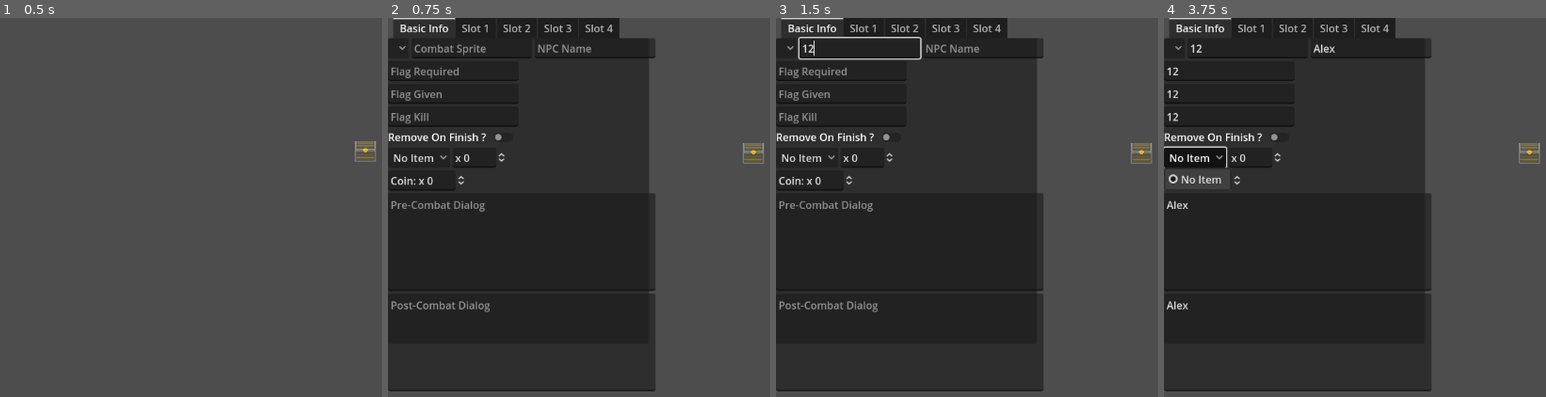
Above: before the commit, frames 1-4 (left to right).
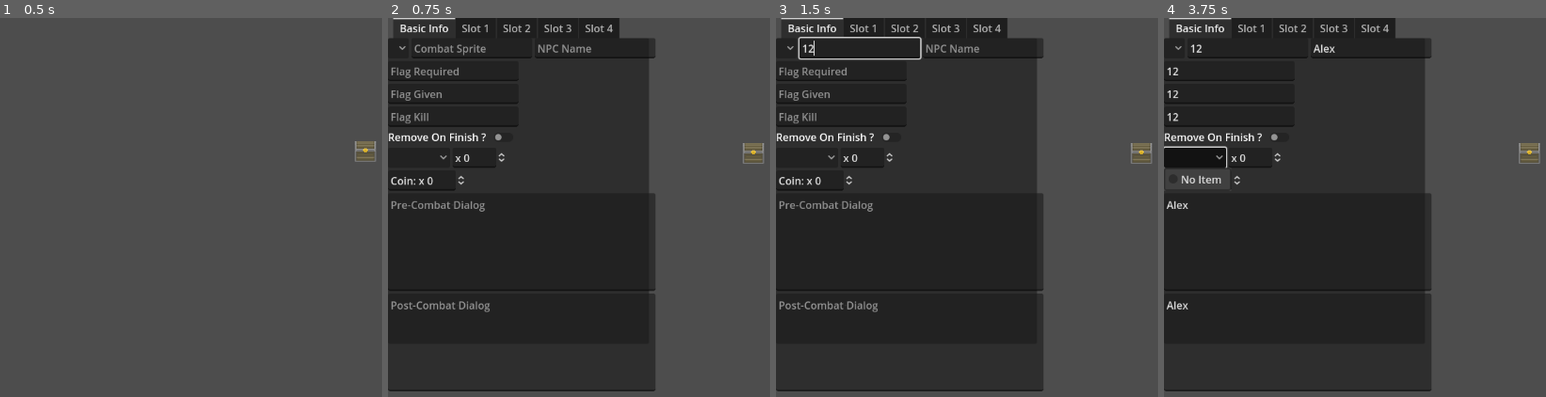
Above: after the commit, the same moments.

Repository: PinesOfChaos/OochabotGithub
Game: Godot game, scene res://npc.tscn
The game is run twice, just before and just after one commit, with the same random seed, the same clock (stepped at 60 frames per second) and the same inputs. This scene is started directly instead of the project's main scene.
Inputs (mouse positions are in pixels of both pictures, inside the frame that each line leads up to):
- Up to frame 1 (0.5 s): no input
- Up to frame 2 (0.75 s): click (754, 154) at 0.5 s
- Up to frame 3 (1.5 s): click (860, 48) at 1.27 s; type "12" at 1.35 s
- Up to frame 4 (3.75 s): click (1370, 48) at 1.5 s; type "Alex" at 1.58 s; click (1228, 71) at 1.73 s; type "12" at 1.82 s; click (1228, 93) at 2.02 s; type "12" at 2.1 s; click (1228, 116) at 2.25 s; type "12" at 2.33 s; click (1297, 241) at 2.48 s; type "Alex" at 2.57 s; click (1297, 343) at 2.77 s; type "Alex" at 2.85 s; click (1194, 158) at 3.5 s

Frame 1 is identical in both runs. In frame 2, 0.1% of the frame differs, in the area x 1-12%, y 35-38%; in frame 3, 0.1%; in frame 4, 0.2%, in the area x 1-12%, y 35-44%.
Error before the commit: Invalid access of index '0' on a base object of type: 'Array'. (res://slot_party.gd:75)
Error after the commit: Invalid access of index '0' on a base object of type: 'Array'. (res://slot_party.gd:110)

Commit message:
map editor updates
npcs and spawnzones now save/load
general testing/bugfixes

Diff:
--- a/oochamon_editor_godot/event_trigger.gd
+++ b/oochamon_editor_godot/event_trigger.gd
@@ -25,8 +25,6 @@
 	bounding_box.scale_x = bbox_w
 	bounding_box.scale_y = bbox_h
 
-	print([bbox_x, bbox_y, bbox_w, bbox_h])
-
 # Called every frame. 'delta' is the elapsed time since the previous frame.
 func _process(delta):
 	if typeof(Global.ObjSelected) == typeof(get_instance_id()) and Global.ObjSelected == get_instance_id():
--- a/oochamon_editor_godot/menu.gd
+++ b/oochamon_editor_godot/menu.gd
@@ -470,13 +470,6 @@
 		#Put the save string into the save file
 		save_file.store_string(save_str)
 
-		#Save the .TSCN file to be reloaded into Godot
-		fd_save.visible = false
-		var packed_scene = PackedScene.new()
-		var packed_path = path + ".tscn"
-		packed_scene.pack(get_tree().get_current_scene())
-		ResourceSaver.save(packed_scene, packed_path)
-
 		print("FILE SAVED")
 	else:
 		print("FILE SAVE FAILED")
@@ -535,9 +528,55 @@
 								_row2.push_back(int(_row[i]))
 							_tiles.push_back(_row2)
 						"npcs":
-							pass
+							var _load = load("res://npc.tscn")
+							var _obj = _load.instantiate()
+
+							# add data to the object
+							var _data = _line.split("|")
+							_obj.npc_name = _data[0]
+							_obj.npc_x = int(_data[1])
+							_obj.npc_y = int(_data[2])
+
+							#_data[3] is no longer used
+							_obj.npc_sprite = int(_data[4])
+							_obj.npc_sprite_combat = _data[5]
+
+							_obj.npc_coin = int(_data[6])
+							_obj.npc_item_id = int(_data[7])
+							_obj.npc_item_number = int(_data[8])
+
+							_obj.npc_flag_required = _data[9]
+							_obj.npc_flag_given = _data[10]
+							_obj.npc_flag_kill = _data[11]
+							_obj.npc_remove_on_finish = bool(int(_data[12]))
+
+							var _dialog_pre = _data[13]
+							var _dialog_post = _data[14]
+							_obj.npc_dialog_pre = _dialog_pre.replace("`", "\n")
+							_obj.npc_dialog_post = _dialog_post.replace("`", "\n")
+
+							_obj.npc_slots_data = [_data[15], _data[16], _data[17], _data[18]]
+
+							#assign new object as a child of the relevant menu part
+							_npcs.add_child(_obj)
+							_obj.owner = _npcs
 						"spawn_zones":
-							pass
+							# create a new object
+							var _load = load("res://spawn_zone.tscn")
+							var _obj = _load.instantiate()
+
+							# add data to the object
+							var _data = _line.split("|")
+							_obj.bbox_x = int(_data[0])
+							_obj.bbox_y = int(_data[1])
+							_obj.bbox_w = int(_data[2])
+							_obj.bbox_h = int(_data[3])
+							var _spawns = _data[4]
+							_obj.spawn_list = _spawns.split("`")
+
+							#assign new object as a child of the relevant menu part
+							_spawnzones.add_child(_obj)
+							_obj.owner = _spawnzones
 						"savepoints":
 							# create a new object
 							var _load = load("res://savepoint.tscn")
--- a/oochamon_editor_godot/npc.gd
+++ b/oochamon_editor_godot/npc.gd
@@ -5,40 +5,115 @@
 @onready var o_npc_sprite = $"npc_tab_container/Basic Info/general_info/npc_sprite"
 @onready var o_npc_sprite_combat = $"npc_tab_container/Basic Info/general_info/npc_sprite_combat"
 @onready var o_npc_name = $"npc_tab_container/Basic Info/general_info/npc_name"
+
 @onready var o_flag_required = $"npc_tab_container/Basic Info/flag_required"
 @onready var o_flag_given = $"npc_tab_container/Basic Info/flag_given"
 @onready var o_flag_kill = $"npc_tab_container/Basic Info/flag_kill"
 @onready var o_check_remove_finish = $"npc_tab_container/Basic Info/remove_on_finish/check_remove_finish"
 @onready var o_text_pre_combat = $"npc_tab_container/Basic Info/text_pre_combat"
 @onready var o_text_post_combat = $"npc_tab_container/Basic Info/text_post_combat"
+
+@onready var o_coin_count = $"npc_tab_container/Basic Info/coin/coin_count"
 @onready var o_item_select = $"npc_tab_container/Basic Info/items/item_select"
+@onready var o_item_count = $"npc_tab_container/Basic Info/items/item_count"
+
 @onready var button_back = $button_back
 @onready var slot_1 = $"npc_tab_container/Slot 1"
 @onready var slot_2 = $"npc_tab_container/Slot 2"
 @onready var slot_3 = $"npc_tab_container/Slot 3"
 @onready var slot_4 = $"npc_tab_container/Slot 4"
 
-@export var npc_x = 0
-@export var npc_y = 0
-@export var npc_sprite = 0
-@export var npc_sprite_combat = ""
-@export var npc_name = ""
-@export var npc_flag_required = ""
-@export var npc_flag_given = ""
-@export var npc_flag_kill = ""
-@export var npc_remove_on_finish = false
-@export var npc_item_id = -1
-@export var npc_item_number = 0
-@export var npc_coin = 0
-@export var npc_dialog_pre = ""
-@export var npc_dialog_post = ""
-@export var npc_slots = [slot_1, slot_2, slot_3, slot_4]
-@export var refreshed = false
+var npc_x = 0
+var npc_y = 0
+var npc_sprite = 0
+var npc_sprite_combat = ""
+var npc_name = ""
+var npc_flag_required = ""
+var npc_flag_given = ""
+var npc_flag_kill = ""
+var npc_remove_on_finish = false
+var npc_item_id = -1
+var npc_item_number = 0
+var npc_coin = 0
+var npc_dialog_pre = ""
+var npc_dialog_post = ""
+var npc_slots = []
+var npc_slots_data = []
+var refreshed = false
 var dragging = false
 
 # Called when the node enters the scene tree for the first time.
 func _ready():
-	pass
+
+	o_item_select.add_item("No Item", -1)
+	o_item_select.set_item_id(-1, -1)
+	for item_data in Global.DataItems:
+		o_item_select.add_item(item_data.item_name, item_data.item_index)
+		o_item_select.set_item_tooltip(item_data.item_index, item_data.item_desc)
+
+	var tile_data
+	var tile_string
+	for i in Global.DataTiles.size():
+		tile_data = Global.DataTiles[i]
+		tile_string = "res://tiles/" + ("00" + str(i)).right(3) + ".png"
+		if tile_data.tile_use == "npc":
+			o_npc_sprite.add_icon_item(load(tile_string),"",i)
+
+	npc_slots = [slot_1, slot_2, slot_3, slot_4]
+
+	o_npc_name.text = npc_name
+
+	o_npc_sprite.selected = npc_sprite
+	o_npc_sprite_combat.text = npc_sprite_combat
+
+	o_coin_count.value = npc_coin
+	o_item_select.selected = npc_item_id
+	o_item_count.value = npc_item_number
+
+	o_flag_required.text = npc_flag_required
+	o_flag_given.text = npc_flag_given
+	o_flag_kill.text = npc_flag_kill
+	o_check_remove_finish.button_pressed = npc_remove_on_finish
+
+	o_text_pre_combat.text = npc_dialog_pre
+	o_text_post_combat.text = npc_dialog_post
+
+	for i in npc_slots_data.size():
+		var _data_str = npc_slots_data[i]
+
+		if not (_data_str == ""):
+			var _data = _data_str.split("`")
+			var _slot = npc_slots[i]
+
+			print(_data_str)
+			print(_data)
+
+			_slot.slot_enabled = true
+
+			_slot.slot_species = int(_data[0])
+			_slot.slot_nickname = _data[1]
+			_slot.slot_ability = int(_data[2])
+			_slot.slot_level = int(_data[3])
+
+			_slot.slot_move1 = int(_data[4])
+			_slot.slot_move2 = int(_data[5])
+			_slot.slot_move3 = int(_data[6])
+			_slot.slot_move4 = int(_data[7])
+
+			_slot.slot_hp = int(_data[8])
+			_slot.slot_atk = int(_data[9])
+			_slot.slot_def = int(_data[10])
+			_slot.slot_spd = int(_data[11])
+
+			print("IVs Submitted")
+			print([
+				[_slot.slot_hp, int(_data[8])],
+				[_slot.slot_atk, int(_data[9])],
+				[_slot.slot_def, int(_data[10])],
+				[_slot.slot_spd, int(_data[11])],
+			])
+
+			_slot.re_ready()
 
 # Called every frame. 'delta' is the elapsed time since the previous frame.
 func _process(delta):
@@ -64,19 +139,7 @@
 		refreshed = true
 		dragging = true
 
-		o_item_select.add_item("No Item", -1)
-		o_item_select.set_item_id(-1, -1)
-		for item_data in Global.DataItems:
-			o_item_select.add_item(item_data.item_name, item_data.item_index)
-			o_item_select.set_item_tooltip(item_data.item_index, item_data.item_desc)
 
-		var tile_data
-		var tile_string
-		for i in Global.DataTiles.size():
-			tile_data = Global.DataTiles[i]
-			tile_string = "res://tiles/" + ("00" + str(i)).right(3) + ".png"
-			if tile_data.tile_use == "npc":
-				o_npc_sprite.add_icon_item(load(tile_string),"",i)
 
 
 
--- a/oochamon_editor_godot/slot_party.gd
+++ b/oochamon_editor_godot/slot_party.gd
@@ -1,23 +1,12 @@
 extends VBoxContainer
 
-var slot_enabled = false
-var slot_species = 0
-var slot_level = 1
-var slot_ability = 0
-var slot_hp = 0
-var slot_atk = 0
-var slot_def = 0
-var slot_spd = 0
-var slot_move1 = 0
-var slot_move2 = 0
-var slot_move3 = 0
-var slot_move4 = 0
-var refreshed = false
-
 
 @onready var o_slot_enable = $row_enable/slot_enable
+
 @onready var o_slot_species = $row_general/slot_species
 @onready var o_slot_level = $row_general/slot_level
+@onready var o_slot_nickname = $row_element/nickname
+
 @onready var o_slot_ability = $row_general/slot_ability
 @onready var row_general = $row_general
 @onready var row_element = $row_element
@@ -35,25 +24,71 @@
 @onready var o_slot_def = $row_ivs/slot_def
 @onready var o_slot_spd = $row_ivs/slot_spd
 
+var slot_enabled = false
+var slot_species = 0
+var slot_nickname = ""
+var slot_level = 1
+var slot_ability = 0
+var slot_hp = 0
+var slot_atk = 0
+var slot_def = 0
+var slot_spd = 0
+var slot_move1 = 0
+var slot_move2 = 0
+var slot_move3 = 0
+var slot_move4 = 0
 
 # Called when the node enters the scene tree for the first time.
 func _ready():
-	pass
+	for i in Global.DataOochamon.size():
+		o_slot_species.add_icon_item(
+			Global.DataOochamon[i].ooch_texture,
+			Global.DataOochamon[i].ooch_name,
+			i
+		)
+
+	refresh_abilities(slot_species)
+	refresh_moves(slot_species)
+	refresh_summary(slot_species)
+
+#Called just after the ready function does its thing
+func re_ready():
+	if(slot_enabled):
+		o_slot_enable.button_pressed = true
+		_on_slot_enable_toggled(true)
+
+	o_slot_species.select(o_slot_species.get_item_index(slot_species))
+	o_slot_level.update_on_text_changed = false
+	o_slot_level.value = slot_level
+	o_slot_level.update_on_text_changed = true
+
+	refresh_abilities(slot_species)
+	refresh_moves(slot_species, false)
+
+	o_slot_ability.select(o_slot_ability.get_item_index(slot_ability))
+	o_slot_nickname.text = slot_nickname
+
+	print("Move IDs / Indices")
+	print([slot_move1, o_move_1.get_item_index(slot_move1)])
+	print([slot_move2, o_move_2.get_item_index(slot_move2)])
+	print([slot_move3, o_move_3.get_item_index(slot_move3)])
+	print([slot_move4, o_move_4.get_item_index(slot_move4)])
+
+	o_move_1.select(o_move_1.get_item_index(slot_move1))
+	o_move_2.select(o_move_2.get_item_index(slot_move2))
+	o_move_3.select(o_move_3.get_item_index(slot_move3))
+	o_move_4.select(o_move_4.get_item_index(slot_move4))
+
+	o_slot_hp.value = slot_hp
+	o_slot_atk.value = slot_atk
+	o_slot_def.value = slot_def
+	o_slot_spd.value = slot_spd
+
+	refresh_summary(slot_species)
 
 # Called every frame. 'delta' is the elapsed time since the previous frame.
 func _process(delta):
-	if(!refreshed):
-		refreshed = true
-		refresh_abilities(slot_species)
-		refresh_moves(slot_species)
-		refresh_summary(slot_species)
-
-		for i in Global.DataOochamon.size():
-			o_slot_species.add_icon_item(
-				Global.DataOochamon[i].ooch_texture,
-				Global.DataOochamon[i].ooch_name,
-				i
-			)
+	pass
 
 func _on_slot_enable_toggled(button_pressed):
 	slot_enabled = button_pressed
@@ -87,7 +122,7 @@
 			if i == 0:
 				slot_ability = ability
 
-func refresh_moves(index):
+func refresh_moves(index, overwrite = true):
 	print(["move_refresh", index])
 	if index != -1:
 		var ooch_data = Global.DataOochamon[index]
@@ -112,24 +147,21 @@
 
 				if move_lv <= slot_level:
 					move = Global.DataMoves[move_id]
-					element_texture = Global.element_info(Global.DataMoves[move_id].move_element)[1]
+					element_texture = Global.element_info(move.move_element)[1]
 					tip = (move.move_desc + "\n" +
 						"Damage: " + str(move.move_power) + "\n" +
 						"Accuracy: " + str(move.move_acc) + "\n"
 					)
 					if(move.move_status != "-1"):
 						tip += "(" + str(move.move_chance) + "%) " + move.move_status.capitalize()
-					child.add_icon_item(element_texture, Global.DataMoves[move_id].move_name, move_id)
+					child.add_icon_item(element_texture, move.move_name, move_id)
 					child.set_item_tooltip(step + 1, tip)
 					step += 1
 
-					if(i == 1):
-						slot_move1 = move_id
+
 			#if this is the first, set it to Bash
-			if i == 0:
+			if (i == 0) and (overwrite):
 				child.select(1)
-
-
 
 
 func _on_slot_level_value_changed(value):
@@ -141,11 +173,6 @@
 	slot_ability = o_slot_ability.get_item_id(index)
 
 func refresh_summary(index):
-	slot_hp = o_slot_hp.value
-	slot_atk = o_slot_atk.value
-	slot_def = o_slot_def.value
-	slot_spd = o_slot_spd.value
-
 	var hp = floor(Global.DataOochamon[index].ooch_hp * pow(1.05, slot_level) * (slot_hp/10 + 1)) + 10
 	var atk = floor(Global.DataOochamon[index].ooch_atk * pow(1.05, slot_level) * (slot_atk/10 + 1))
 	var def = floor(Global.DataOochamon[index].ooch_def * pow(1.05, slot_level) * (slot_def/10 + 1))
--- a/oochamon_editor_godot/slot_party.tscn
+++ b/oochamon_editor_godot/slot_party.tscn
@@ -19,6 +19,11 @@
 [node name="row_element" type="HBoxContainer" parent="."]
 visible = false
 layout_mode = 2
+
+[node name="nickname" type="LineEdit" parent="row_element"]
+layout_mode = 2
+size_flags_horizontal = 3
+placeholder_text = "Nickname"
 
 [node name="element_lable" type="Label" parent="row_element"]
 custom_minimum_size = Vector2(63, 0)
--- a/oochamon_editor_godot/slot_spawn.gd
+++ b/oochamon_editor_godot/slot_spawn.gd
@@ -1,19 +1,26 @@
 extends Control
 
-@onready var button_slot_species = $slot_info/button_slot_species
+@onready var o_button_slot_species = $slot_info/button_slot_species
+@onready var o_lv_min = $slot_info/lv_min
+@onready var o_lv_max = $slot_info/lv_max
 
-@export var species = 0
-@export var lv_min = 1
-@export var lv_max = 1
+var species = 0
+var lv_min = 1
+var lv_max = 1
 
 # Called when the node enters the scene tree for the first time.
 func _ready():
 	for i in Global.DataOochamon.size():
-			button_slot_species.add_icon_item(
-				Global.DataOochamon[i].ooch_texture,
-				Global.DataOochamon[i].ooch_name,
-				i
-			)
+		o_button_slot_species.add_icon_item(
+			Global.DataOochamon[i].ooch_texture,
+			Global.DataOochamon[i].ooch_name,
+			i
+		)
+	o_lv_min.value = lv_min
+	o_lv_max.value = lv_max
+	o_button_slot_species.selected = species
+
+
 
 # Called every frame. 'delta' is the elapsed time since the previous frame.
 func _process(delta):
@@ -21,7 +28,7 @@
 
 
 func _on_button_slot_species_item_selected(index):
-	species = button_slot_species.get_item_id(index)
+	species = o_button_slot_species.get_item_id(index)
 
 func _on_lv_min_value_changed(value):
 	lv_min = value
--- a/oochamon_editor_godot/spawn_zone.gd
+++ b/oochamon_editor_godot/spawn_zone.gd
@@ -3,10 +3,33 @@
 @onready var spawn_slots = $spawn_slots
 @onready var bounding_box = $bounding_box
 
+var spawn_list = []
+var bbox_x = 0
+var bbox_y = 0
+var bbox_w = 1
+var bbox_h = 1
+
 # Called when the node enters the scene tree for the first time.
 func _ready():
-	pass # Replace with function body.
+	bounding_box.pos_x = bbox_x
+	bounding_box.pos_y = bbox_y
+	bounding_box.scale_x = bbox_w
+	bounding_box.scale_y = bbox_h
 
+	var _spawn
+	for i in spawn_list.size()/3:
+
+		var _load = load("res://slot_spawn.tscn")
+		var _obj = _load.instantiate()
+
+		# add data to the object
+		_obj.species = 	int(spawn_list[(i * 3)])
+		_obj.lv_min = 	int(spawn_list[(i * 3) + 1])
+		_obj.lv_max = 	int(spawn_list[(i * 3) + 2])
+
+		#assign new object as a child of the relevant menu part
+		spawn_slots.add_child(_obj)
+		_obj.owner = spawn_slots
 
 # Called every frame. 'delta' is the elapsed time since the previous frame.
 func _process(delta):
Not shown, added: ooch_bot/Maps/uptest2.txt
